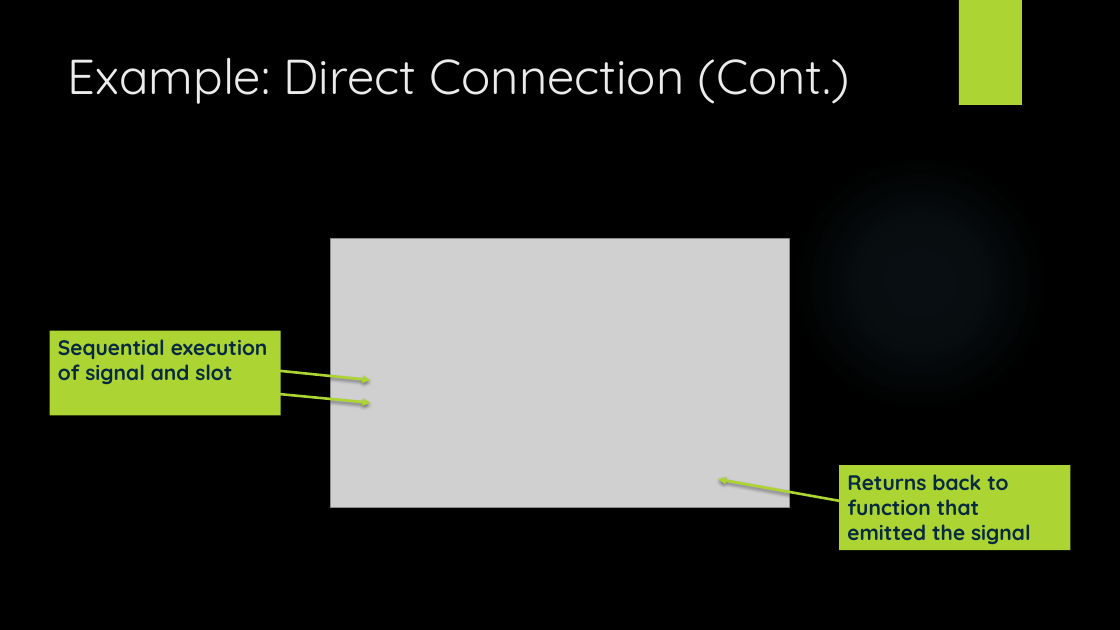
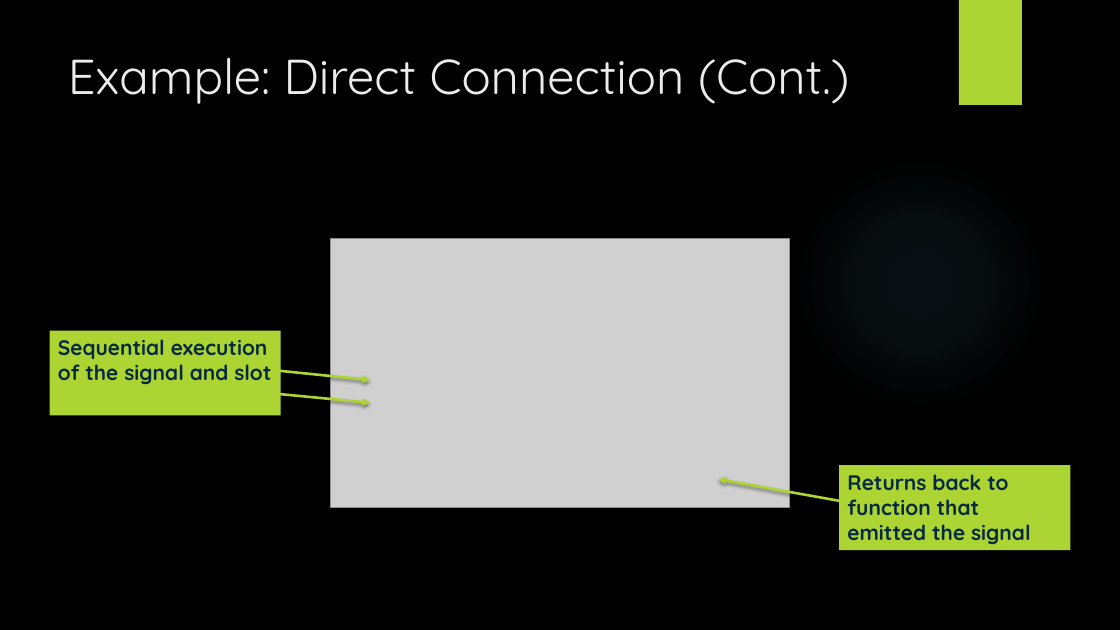
Before and after one commit to tylertrephan/qt-multithreading-tutorial, a slide deck: slide 19 of MultithreadingWithQt.pptx. Drawn at 1120x630 pixels with LibreOffice and Linux fonts; fonts in the diff are those of the drawing; grey boxes stand for pictures; background and template pictures are left out. Boxes give left, top, right and bottom in pixels: in the first picture for what was removed or moved away, otherwise in the second. Text is boxed around its words. In the diff, an @@ line names an element or a change of style, - is before the commit and + after.

```diff
--- a/MultithreadingWithQt.pptx
+++ b/MultithreadingWithQt.pptx
@@ text in rectangle at [58,339,271,384]: text changed @@
-Sequential execution of signal and slot
+Sequential execution of the signal and slot
```
Also in this commit, not shown: 9 other slides changed.
